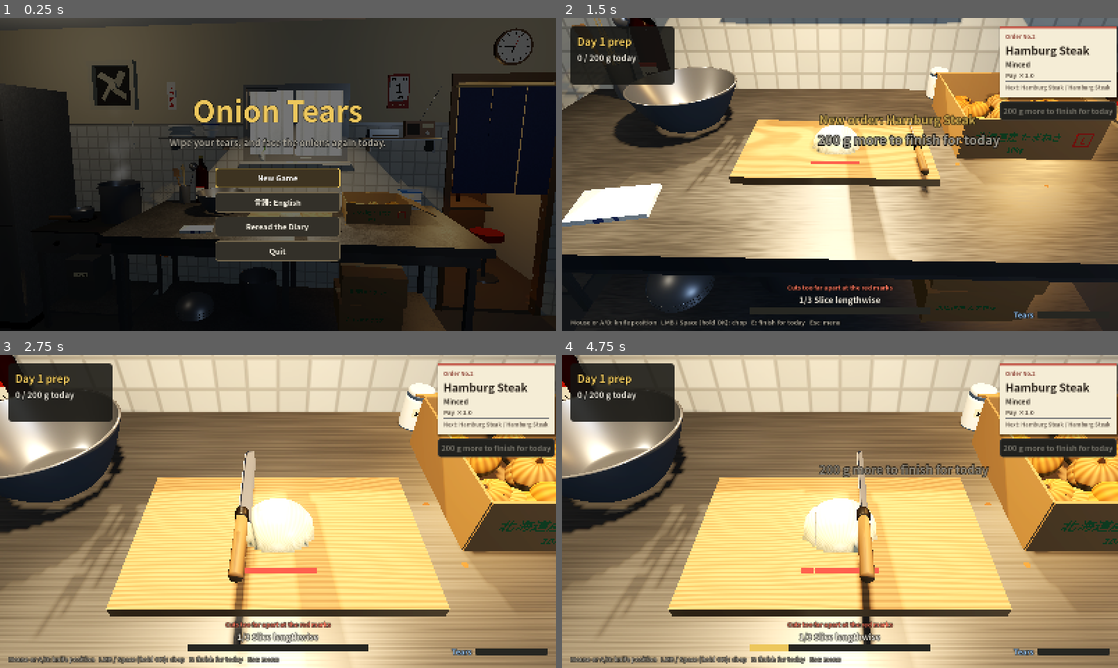
Above: before the commit, frames 1-4 (two rows, left to right).
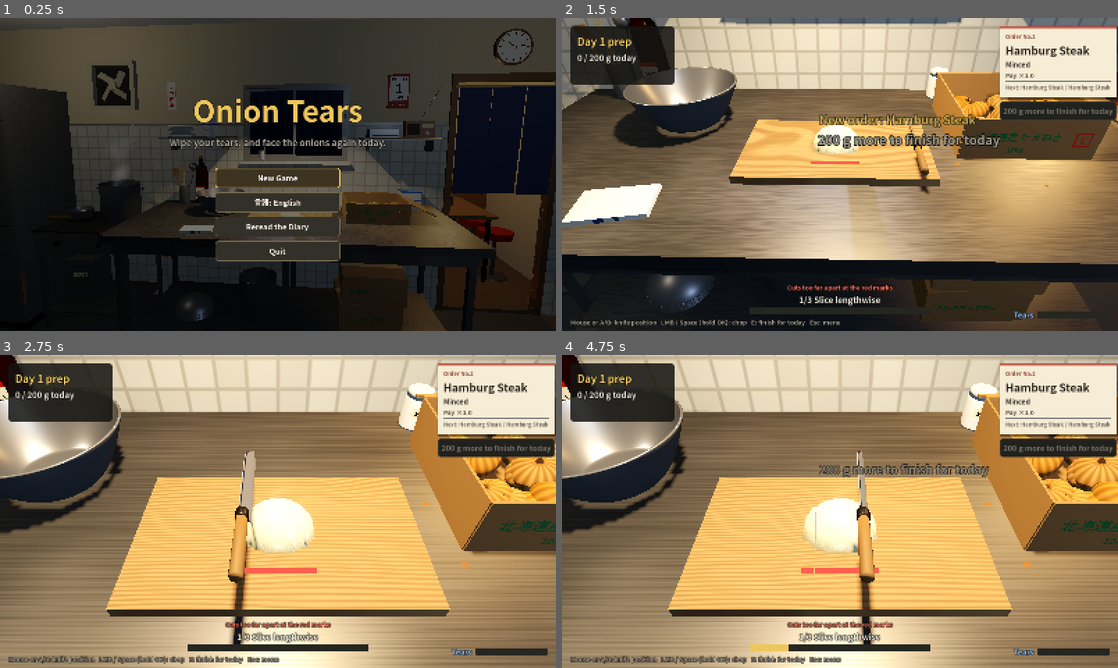
Above: after the commit, the same moments.

Repository: decopon-7/-
Game: Godot game, scene res://scenes/main.tscn
The game is run twice, just before and just after one commit, with the same random seed, the same clock (stepped at 60 frames per second) and the same inputs.
Inputs (mouse positions are in pixels of both pictures, inside the frame that each line leads up to):
- Up to frame 1 (0.25 s): no input
- Up to frame 2 (1.5 s): click "New Game" at 0.5 s; tap Enter at 1.25 s; move the mouse to (962, 158) at 1.27 s; hold D (knife_right) from 1.28 s (still down); hold E (end_day) from 1.28 s (still down); click (962, 158) at 1.42 s
- Up to frame 3 (2.75 s): tap Space (chop) at 1.52, 1.82 s; release D (knife_right) at 2 s; release E (end_day) at 2 s; drag from (166, 527) to (250, 574) at 2.02 s
- Up to frame 4 (4.75 s): move the mouse to (895, 442) at 2.77 s; hold D (knife_right) 2.78-3.5 s; hold E (end_day) 2.78-3.5 s; drag from (812, 574) to (673, 464) at 3.52 s; move the mouse to (1006, 558) at 4.27 s; hold A (knife_left) from 4.28 s (still down); hold E (end_day) from 4.28 s (still down); tap Space (chop) at 4.52 s

The runs differ from the first frame. In frame 1, 3.6% of the frame differs, in the area x 41-95%, y 5-85%; in frame 2, 19%; in frame 3, 25%; in frame 4, 25%, in the area x 1-100%, y 17-100%.

Commit message:
掛け時計を実際の時刻に連動、窓の外も時間帯で変化。客席を4人掛けのテーブル席に
- 時計の短針・長針・秒針が遊んでいる人の実際の時刻を指す
- 窓の型板ガラスと差し込む光が、朝・昼・夕方・夜で変わる
- 暖簾の奥の客席を、丸椅子が左右に並ぶ4人掛けのテーブル席に変更
- 確認用スクショに --hour=21.5 を追加

Co-Authored-By: Claude Opus 5.5 <noreply@anthropic.com>
Claude-Session: https://claude.ai/code/session_01Fz9qy8KHkDBY9XhjKQFu2R

Diff:
--- a/scripts/dev_screenshot.gd
+++ b/scripts/dev_screenshot.gd
@@ -15,7 +15,8 @@
 #   bowl: ボウルの中身の見た目を確認する（--bowl_grams=750 のように溜まった量を指定可能。省略時750）
 #   title_withsave: セーブがある状態のタイトル画面（つづきから／はじめからの見分けやすさを確認）
 #   newgame_confirm: 「はじめから」を押したときの確認ダイアログを確認する
-#   room: タイトル画面の引きの画から、UIを消して厨房全体を見る（--day=12 で日めくりの日付も指定可能）
+#   room: タイトル画面の引きの画から、UIを消して厨房全体を見る（--day=12 で日めくりの日付、
+#         --hour=21.5 で時計と窓の外の時刻を指定可能。--hour はどのショットでも使える）
 extends Node
 
 var _args := {}
@@ -40,6 +41,10 @@
 	if _args.has("lang"):
 		GameState.set_locale(_args["lang"])
 		get_parent().ui.refresh_texts()
+	if _args.has("hour"):
+		# 掛け時計と窓の外の明るさを、実際の時刻ではなく指定の時刻で確認する（例 --hour=21.5）
+		get_parent().kitchen.debug_hour = float(_args["hour"])
+		get_parent().kitchen._update_sky()
 	if _args.get("pad", "0") == "1":
 		# ゲームパッド用の操作ヒント表示を確認する
 		get_parent().ui.set_hint_pad(true)
--- a/scripts/kitchen.gd
+++ b/scripts/kitchen.gd
@@ -9,8 +9,9 @@
 #   - 業務用のガステーブルと寸胴鍋（カレーの仕込み中）、雪平鍋、オレンジのガス管、棚下の一斗缶
 #   - ステンレスの業務用冷蔵庫と、マグネットで留めた仕入れのメモ
 #   - 酒屋さんからもらった日めくりカレンダー（土曜は青、日曜は赤。六曜つき）と丸い掛け時計
+#     （時計と窓の外の明るさは、遊んでいる人の実際の時刻に合わせる）
 #   - 「火の用心」の札、逆富士型の蛍光灯、床の排水溝のグレーチング
-#   - 客席との境の紺の暖簾、その奥の客席の赤い丸椅子
+#   - 客席との境の紺の暖簾、その奥の4人掛けのテーブル席と赤い丸椅子
 #   - 漁師さんから届いた発泡スチロールの箱、白い長靴、青いポリバケツ
 #   - 玉ねぎは産地の印刷が入った段ボール箱と、赤いネット袋
 #   - 作業台の奥には菜箸立て、醤油の一升瓶、マスキングテープに手書きの「塩」「砂糖」
@@ -46,6 +47,25 @@
 var _fan: Node3D
 var _noren: Array[Node3D] = []
 var _second_hand: Node3D
+var _minute_hand: Node3D
+var _hour_hand: Node3D
+var _glass_mats: Array[ShaderMaterial] = []
+var _sun: SpotLight3D
+var _sky_timer := 0.0
+## 確認用：0〜24 を入れると、実際の時刻の代わりにその時刻で表示する（負なら実際の時刻）
+var debug_hour := -1.0
+
+# 窓の外の明るさ・色（時刻ごと）。[時, 空の上, 空の下, 明るさ, 差し込む光の色, 光の強さ]
+const SKY_KEYS := [
+	[0.0, Color(0.1, 0.13, 0.26), Color(0.07, 0.09, 0.16), 0.55, Color(0.5, 0.6, 0.9), 0.06],
+	[4.5, Color(0.1, 0.13, 0.26), Color(0.07, 0.09, 0.16), 0.55, Color(0.5, 0.6, 0.9), 0.06],
+	[6.0, Color(1.0, 0.82, 0.68), Color(0.85, 0.75, 0.78), 1.05, Color(1.0, 0.82, 0.66), 0.45],
+	[9.0, Color(1.0, 0.96, 0.86), Color(0.86, 0.88, 0.86), 1.25, Color(1.0, 0.92, 0.78), 0.6],
+	[15.0, Color(0.95, 0.97, 1.0), Color(0.85, 0.88, 0.9), 1.25, Color(1.0, 0.97, 0.92), 0.6],
+	[17.3, Color(1.0, 0.68, 0.38), Color(0.92, 0.52, 0.38), 1.1, Color(1.0, 0.62, 0.32), 0.55],
+	[19.0, Color(0.1, 0.13, 0.26), Color(0.07, 0.09, 0.16), 0.55, Color(0.5, 0.6, 0.9), 0.06],
+	[24.0, Color(0.1, 0.13, 0.26), Color(0.07, 0.09, 0.16), 0.55, Color(0.5, 0.6, 0.9), 0.06],
+]
 var _cal_month: Label3D
 var _cal_date: Label3D
 var _cal_week: Label3D
@@ -74,9 +94,48 @@
 		_fan.rotate_z(-delta * 9.0)
 	for i in _noren.size():
 		_noren[i].rotation.x = sin(_time * 0.8 + i * 1.3) * 0.025 + sin(_time * 0.37 + i) * 0.015
-	if _second_hand:
-		# 秒針はカチッ、カチッと1秒ずつ進む
-		_second_hand.rotation.z = -TAU * float(int(Time.get_ticks_msec() / 1000.0) % 60) / 60.0
+	_update_clock()
+	_sky_timer -= delta
+	if _sky_timer <= 0.0:
+		_sky_timer = 5.0  # 窓の明るさはゆっくりしか変わらないので、ときどき更新すれば十分
+		_update_sky()
+
+
+## いまの時刻（時、0〜24の小数）。掛け時計と窓の外の明るさは、遊んでいる人の実際の時刻に合わせる
+func _now_hour() -> float:
+	if debug_hour >= 0.0:
+		return debug_hour
+	var t := Time.get_time_dict_from_system()
+	return t["hour"] + t["minute"] / 60.0 + t["second"] / 3600.0
+
+
+func _update_clock() -> void:
+	if _second_hand == null:
+		return
+	var hour := _now_hour()
+	var minutes := fmod(hour * 60.0, 60.0)
+	# 秒針はカチッ、カチッと1秒ずつ、長針と短針はなめらかに進む
+	_second_hand.rotation.z = -TAU * floorf(fmod(hour * 3600.0, 60.0)) / 60.0
+	_minute_hand.rotation.z = -TAU * minutes / 60.0
+	_hour_hand.rotation.z = -TAU * fmod(hour, 12.0) / 12.0
+
+
+## 窓の外：朝は暖かい光、昼は白っぽく、夕方は橙、夜は暗い紺。差し込む光もそれに合わせる
+func _update_sky() -> void:
+	var hour := _now_hour()
+	var k := 0
+	while k < SKY_KEYS.size() - 2 and hour >= SKY_KEYS[k + 1][0]:
+		k += 1
+	var a: Array = SKY_KEYS[k]
+	var b: Array = SKY_KEYS[k + 1]
+	var t := clampf((hour - a[0]) / (b[0] - a[0]), 0.0, 1.0)
+	for m in _glass_mats:
+		m.set_shader_parameter("sky_top", (a[1] as Color).lerp(b[1], t))
+		m.set_shader_parameter("sky_bottom", (a[2] as Color).lerp(b[2], t))
+		m.set_shader_parameter("brightness", lerpf(a[3], b[3], t))
+	if _sun:
+		_sun.light_color = (a[4] as Color).lerp(b[4], t)
+		_sun.light_energy = lerpf(a[5], b[5], t)
 
 
 ## 日めくりカレンダーを「その日」にめくる
@@ -198,6 +257,7 @@
 		gm.shader = GLASS_SHADER
 		gm.set_shader_parameter("bar_count", 3.5)
 		glass.material_override = gm
+		_glass_mats.append(gm)
 		glass.cast_shadow = GeometryInstance3D.SHADOW_CASTING_SETTING_OFF
 		glass.position = Vector3(sx, (y0 + y1) * 0.5, sz)
 		add_child(glass)
@@ -433,7 +493,7 @@
 	_label("みなと酒店", Vector3(0, -0.108, 0.004), 0.02, Color(0.98, 0.92, 0.75), cal, 0.8)
 	set_day(1)
 
-	# 丸い掛け時計（出入り口の上）。朝の仕込みの時間、6時45分
+	# 丸い掛け時計（出入り口の上）。遊んでいる人の実際の時刻を指す
 	var clock := Node3D.new()
 	clock.position = Vector3(DOORWAY.get_center().x, 2.2, BACK_Z + 0.02)
 	add_child(clock)
@@ -446,8 +506,8 @@
 		var a := TAU * k / 12.0
 		var tick := _box(Vector3(0.006 if k % 3 else 0.01, 0.02, 0.003), Vector3(sin(a) * 0.1, cos(a) * 0.1, 0.022), ink, clock)
 		tick.rotation.z = -a
-	_clock_hand(clock, 0.06, 0.008, -TAU * (6.75 / 12.0), ink, 0.024)
-	_clock_hand(clock, 0.09, 0.005, -TAU * (45.0 / 60.0), ink, 0.026)
+	_hour_hand = _clock_hand(clock, 0.06, 0.008, 0.0, ink, 0.024)
+	_minute_hand = _clock_hand(clock, 0.09, 0.005, 0.0, ink, 0.026)
 	_second_hand = _clock_hand(clock, 0.1, 0.002, 0.0, _mat(Color(0.8, 0.1, 0.08), 0.5), 0.028)
 
 	# 逆富士型の蛍光灯（天井）
@@ -537,19 +597,30 @@
 	for s in [-1.0, 1.0]:
 		_box(Vector3(0.06, CEILING_Y, rd), Vector3(rcx + s * rw * 0.5, CEILING_Y * 0.5, rcz), cream)
 	_box(Vector3(rw, 0.04, rd), Vector3(rcx, CEILING_Y + 0.02, rcz), cream)
+	# 4人掛けのテーブル席。厨房から見て奥へ長く置き、丸椅子は左右に2つずつ
+	# （手前に椅子を並べると、カウンター席を背中側から見ているように見えてしまうため）
 	var table_wood := _mat(Color(0.55, 0.4, 0.26), 0.45)
-	var tz := room_z1 + 0.55
-	_box(Vector3(0.9, 0.035, 0.6), Vector3(rcx, 0.7, tz), table_wood)
-	_box(Vector3(0.06, 0.68, 0.06), Vector3(rcx, 0.34, tz), _mat(Color(0.15, 0.15, 0.15), 0.5, 0.6))
+	var tz := (room_z0 + room_z1) * 0.5 - 0.1
+	_box(Vector3(0.62, 0.035, 0.95), Vector3(rcx, 0.7, tz), table_wood)
+	var leg_mat := _mat(Color(0.15, 0.15, 0.15), 0.5, 0.6)
+	for lx in [-0.26, 0.26]:
+		for lz in [-0.4, 0.4]:
+			_box(Vector3(0.035, 0.68, 0.035), Vector3(rcx + lx, 0.34, tz + lz), leg_mat)
+	# 卓上：醤油差し、ソース、楊枝入れ、割り箸立て
 	_lathe_prop([Vector2(0, 0), Vector2(0.025, 0), Vector2(0.025, 0.08), Vector2(0.01, 0.11), Vector2(0, 0.11)],
-			_mat(Color(0.25, 0.12, 0.05), 0.1), Vector3(rcx + 0.2, 0.7175, tz))
+			_mat(Color(0.25, 0.12, 0.05), 0.1), Vector3(rcx - 0.05, 0.7175, tz - 0.05))
+	_lathe_prop([Vector2(0, 0), Vector2(0.022, 0), Vector2(0.022, 0.1), Vector2(0.008, 0.13), Vector2(0, 0.13)],
+			_mat(Color(0.15, 0.08, 0.04), 0.2), Vector3(rcx + 0.02, 0.7175, tz - 0.06))
+	_cyl(0.018, 0.018, 0.06, Vector3(rcx + 0.07, 0.7475, tz - 0.04), _mat(Color(0.9, 0.9, 0.88, 1.0), 0.2))
+	_box(Vector3(0.08, 0.12, 0.05), Vector3(rcx + 0.0, 0.7775, tz + 0.04), _mat(Color(0.5, 0.36, 0.22), 0.6))
 	var vinyl := _mat(Color(0.72, 0.12, 0.1), 0.35)
 	var chrome := _mat(Color(0.8, 0.8, 0.8), 0.25, 0.9)
-	for sx in [-0.3, 0.3]:
-		var p := Vector3(rcx + sx, 0.0, tz + 0.5)
-		_cyl(0.16, 0.16, 0.07, p + Vector3(0, 0.47, 0), vinyl)
-		_cyl(0.02, 0.02, 0.44, p + Vector3(0, 0.22, 0), chrome)
-		_cyl(0.14, 0.15, 0.015, p + Vector3(0, 0.008, 0), chrome)
+	for sx in [-0.42, 0.42]:
+		for sz in [-0.24, 0.24]:
+			var p := Vector3(rcx + sx, 0.0, tz + sz)
+			_cyl(0.16, 0.16, 0.07, p + Vector3(0, 0.47, 0), vinyl)
+			_cyl(0.02, 0.02, 0.44, p + Vector3(0, 0.22, 0), chrome)
+			_cyl(0.14, 0.15, 0.015, p + Vector3(0, 0.008, 0), chrome)
 
 
 ## 床に置いてあるもの：漁師さんからの発泡スチロール箱、白い長靴、青いポリバケツ、玉ねぎのネット
@@ -786,6 +857,9 @@
 	sun.light_color = Color(1.0, 0.92, 0.78)
 	sun.light_energy = 0.6
 	sun.shadow_enabled = true
+	_sun = sun
+	_update_clock()
+	_update_sky()
 	var dining := OmniLight3D.new()
 	dining.position = Vector3(DOORWAY.get_center().x, 1.9, -1.5)
 	dining.omni_range = 3.0
Not shown, changed: docs/STEAM_ROADMAP.md
